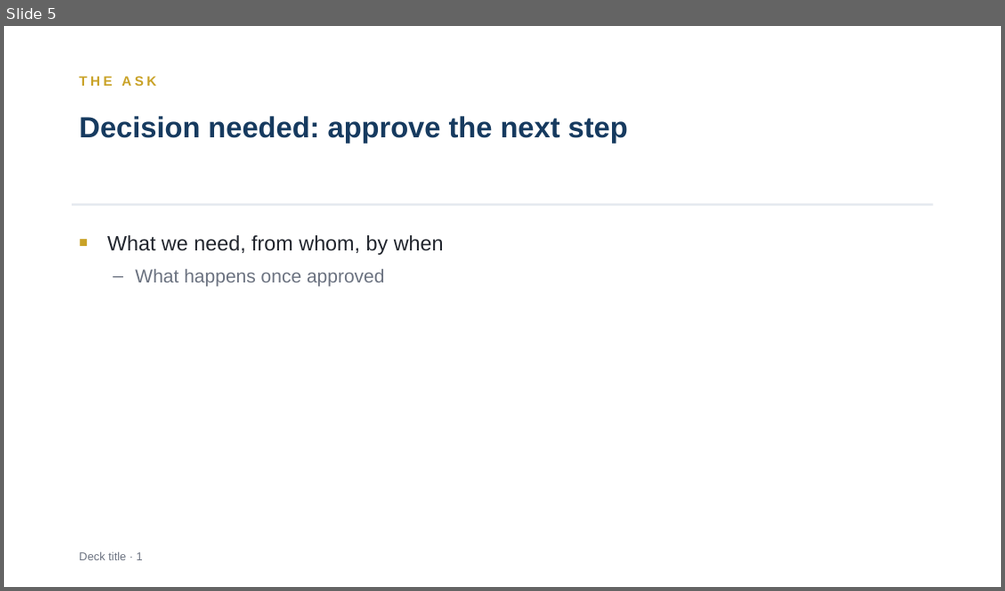
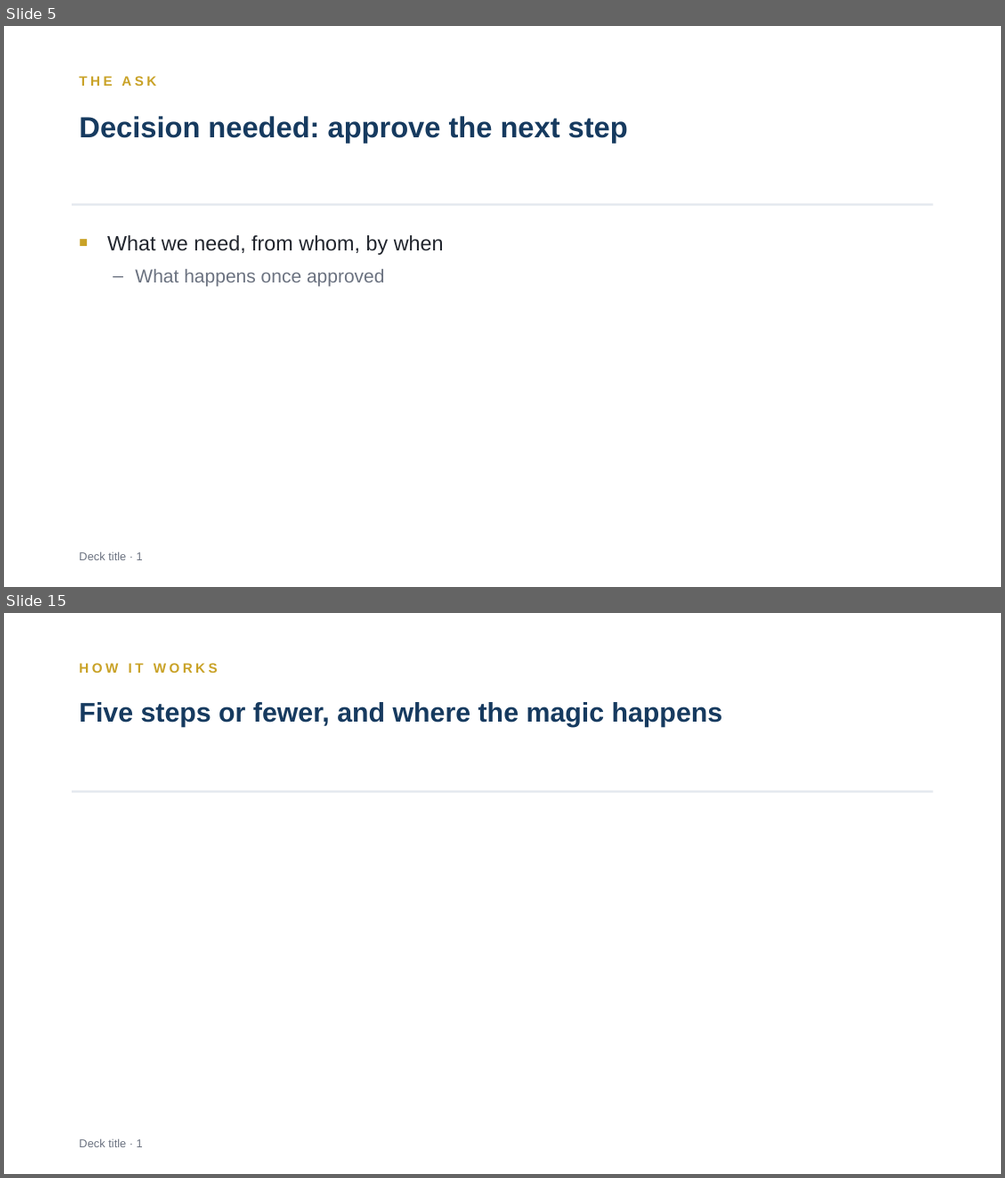
Before and after one commit to mthanhlm/vibe-production, a slide deck: skills/slide/assets/template.pptx. Shown one above the other, each under a label of ours: slide 5 before the commit, slides 5 and 15 after it; the slides between them are not shown. The pictures are 1005x591 and 1005x1178 pixels, drawn with LibreOffice and Linux fonts; fonts in the diff are those of the drawing. Boxes give left, top, right and bottom in pixels: in the first picture for what was removed or moved away, otherwise in the second. Text is boxed around its words. In the diff, an @@ line names an element or a change of style, - is before the commit and + after.

```diff
--- a/skills/slide/assets/template.pptx
+++ b/skills/slide/assets/template.pptx
@@ slide 15 added at (4,613,1001,1174), background #FFFFFF @@
@@ text added at (79,663,218,673), 13 pt, text #C9A227, bold @@
+HOW IT WORKS
@@ text added at (79,702,723,727), 26 pt, text #163A5F, bold @@
+Five steps or fewer, and where the magic happens
@@ rectangle added at (72,790,933,793), fill #E3E7EE @@
@@ text added at (79,1139,143,1147), 11 pt, text #6B7280 @@
+Deck title · 1
```
Also in this commit, not shown: 11 other slides added, 25 other files.
